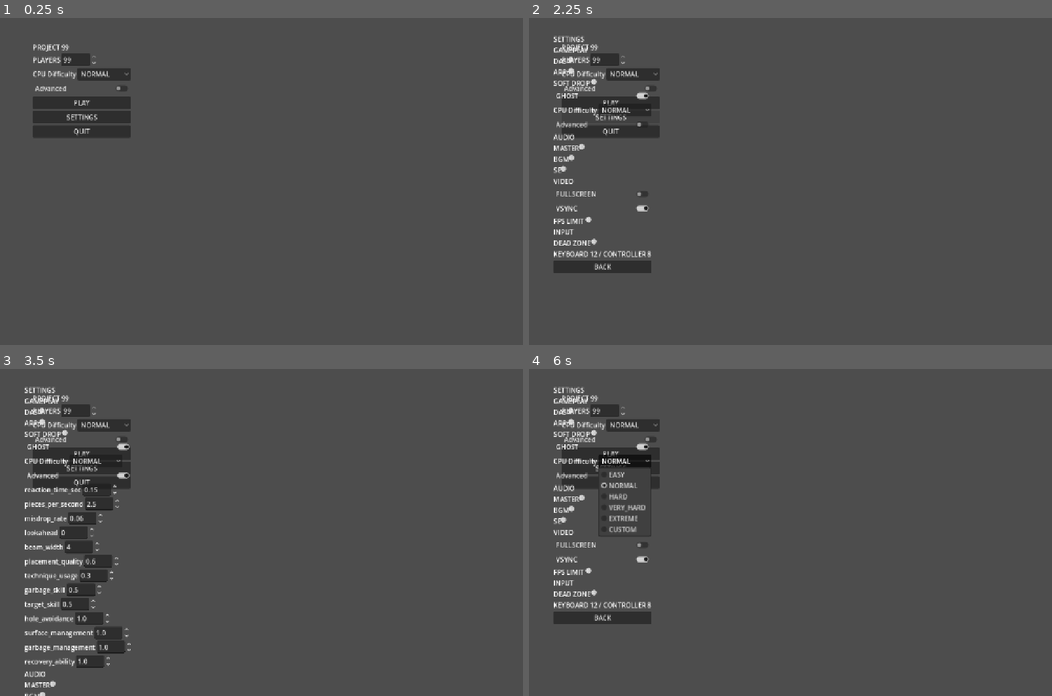
Above: before the commit, frames 1-4 (two rows, left to right).
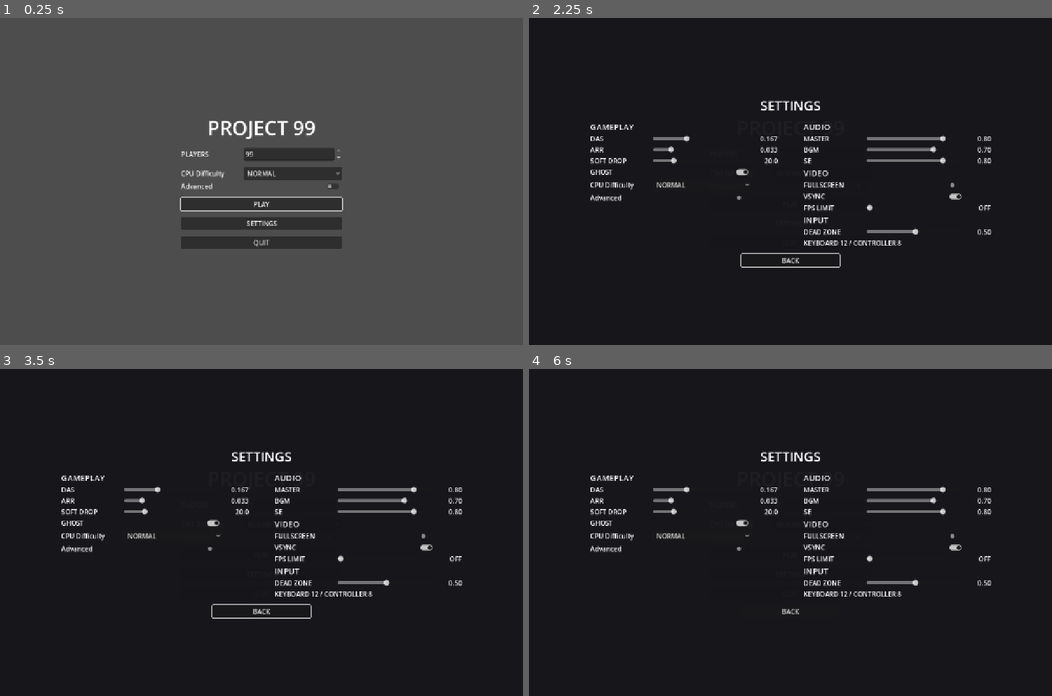
Above: after the commit, the same moments.

Repository: harry2480/personal-survivor-99
Game: Godot game, scene res://scenes/boot/boot.tscn
The game is run twice, just before and just after one commit, with the same random seed, the same clock (stepped at 60 frames per second) and the same inputs.
Inputs (mouse positions are in pixels of both pictures, inside the frame that each line leads up to; where the layout moved, square brackets give the same spot in the first picture):
- Up to frame 1 (0.25 s): no input
- Up to frame 2 (2.25 s): click (821, 188) [612, 89] at 0.5 s; click (816, 93) [617, 89] at 1.25 s; click "SETTINGS" at 2 s
- Up to frame 3 (3.5 s): click (73, 476) at 2.75 s, where only the run before the commit has a clickable "Advanced"
- Up to frame 4 (6 s): click (607, 476) at 3.5 s, where only the run before the commit has a clickable "Advanced"; click "NORMAL" at 4.25 s; click "NORMAL" at 5 s; click "NORMAL" at 5.75 s

The runs differ from the first frame. In frame 1, 8.6% of the frame differs, in the area x 6-66%, y 8-71%; in frame 2, 97%, in the area x 0-100%, y 0-100%; in frame 3, 95%; in frame 4, 97%.

Commit message:
fix: Main Menu と Settings 画面のレイアウトを直す
- Settings を Main Menu / Battle の上に重ねたとき下が透け、下のボタンも押せていたので、背景で覆う
- HSlider に最小幅が無く幅 0 に潰れていたので、Theme で幅を持たせ、横に今の値を出す
- position 固定で左上に詰まっていたので、中央寄せと 2 列（Gameplay / その他）に並べ直す
- 色・文字サイズ・寸法は assets/themes/menu_theme.tres に集約する（スタイルガイド §1 / §3）
- 開いたとき・Settings を閉じたときにフォーカスを置き、Keyboard / Controller で操作できるようにする
- FPS LIMIT が 0（上限なし）のときは OFF と出す

Co-Authored-By: Claude Opus 5.5 (1M context) <noreply@anthropic.com>

Diff:
--- /dev/null
+++ b/assets/themes/menu_theme.tres
@@ -0,0 +1,23 @@
+[gd_resource type="Theme" load_steps=2 format=3]
+
+[sub_resource type="StyleBoxFlat" id="StyleBoxFlat_overlay"]
+bg_color = Color(0.08, 0.08, 0.1, 0.96)
+
+[resource]
+TitleLabel/base_type = &"Label"
+TitleLabel/font_sizes/font_size = 48
+HeaderLabel/base_type = &"Label"
+HeaderLabel/font_sizes/font_size = 32
+SectionLabel/base_type = &"Label"
+SectionLabel/font_sizes/font_size = 20
+MenuStack/base_type = &"VBoxContainer"
+MenuStack/constants/separation = 16
+MenuColumns/base_type = &"HBoxContainer"
+MenuColumns/constants/separation = 64
+OverlayBackground/base_type = &"Panel"
+OverlayBackground/styles/panel = SubResource("StyleBoxFlat_overlay")
+MenuLayout/constants/label_width = 150
+MenuLayout/constants/control_width = 240
+MenuLayout/constants/value_width = 60
+MenuLayout/constants/strength_slider_width = 190
+MenuLayout/constants/button_width = 320
--- a/project.godot
+++ b/project.godot
@@ -36,6 +36,10 @@
 [editor_plugins]
 
 enabled=PackedStringArray("res://addons/gut/plugin.cfg")
+
+[gui]
+
+theme/custom="res://assets/themes/menu_theme.tres"
 
 [input]
 
--- a/scenes/main_menu/main_menu.gd
+++ b/scenes/main_menu/main_menu.gd
@@ -13,6 +13,9 @@
 ## Play を押したときに使う Action。
 const START_ACTION: StringName = &"ui_accept"
 
+## 寸法を読む Theme の型（assets/themes/menu_theme.tres）。
+const LAYOUT_TYPE: StringName = &"MenuLayout"
+
 var _difficulty_panel: CpuDifficultyPanel
 var _player_count_spin: SpinBox
 var _play_button: Button
@@ -21,13 +24,20 @@
 
 
 func _ready() -> void:
+	# 画面の中央に置く。子は Menu の 1 つだけにしておく（Settings はこの横に重なる）。
+	var center := CenterContainer.new()
+	center.name = "Menu"
+	center.set_anchors_and_offsets_preset(Control.PRESET_FULL_RECT)
+	add_child(center)
+
 	var root := VBoxContainer.new()
-	root.name = "Menu"
-	root.position = Vector2(80.0, 60.0)
-	add_child(root)
+	root.theme_type_variation = &"MenuStack"
+	center.add_child(root)
 
 	var title := Label.new()
 	title.text = "PROJECT 99"
+	title.theme_type_variation = &"TitleLabel"
+	title.horizontal_alignment = HORIZONTAL_ALIGNMENT_CENTER
 	root.add_child(title)
 
 	root.add_child(_build_player_count_row())
@@ -41,6 +51,7 @@
 	_quit_button = _add_button(root, "QUIT", _on_quit_pressed)
 
 	_load_from_router()
+	_play_button.grab_focus.call_deferred()
 
 
 func _unhandled_input(event: InputEvent) -> void:
@@ -74,11 +85,13 @@
 	var row := HBoxContainer.new()
 	var label := Label.new()
 	label.text = "PLAYERS"
+	label.custom_minimum_size.x = get_theme_constant(&"label_width", LAYOUT_TYPE)
 	_player_count_spin = SpinBox.new()
 	_player_count_spin.min_value = 2
 	_player_count_spin.max_value = 99
 	_player_count_spin.step = 1
 	_player_count_spin.value = 99
+	_player_count_spin.custom_minimum_size.x = get_theme_constant(&"control_width", LAYOUT_TYPE)
 	row.add_child(label)
 	row.add_child(_player_count_spin)
 	return row
@@ -87,6 +100,7 @@
 func _add_button(parent: Control, text: String, handler: Callable) -> Button:
 	var button := Button.new()
 	button.text = text
+	button.custom_minimum_size.x = get_theme_constant(&"button_width", LAYOUT_TYPE)
 	button.pressed.connect(handler)
 	parent.add_child(button)
 	return button
@@ -114,6 +128,8 @@
 func _on_settings_closed() -> void:
 	if is_inside_tree():
 		_load_from_router()
+		# 閉じたあとフォーカスが無いと、Keyboard / Controller で操作できなくなる。
+		_settings_button.grab_focus()
 
 
 func _on_quit_pressed() -> void:
--- a/scenes/settings/settings.gd
+++ b/scenes/settings/settings.gd
@@ -23,6 +23,13 @@
 ## 変えたときに Input を反映する項目。
 const INPUT_KEYS: Array[String] = ["stick_dead_zone"]
 
+## 寸法を読む Theme の型（assets/themes/menu_theme.tres）。
+## 項目名と入力欄の幅を揃えておかないと、HSlider が幅 0 に潰れる。
+const LAYOUT_TYPE: StringName = &"MenuLayout"
+
+## FPS LIMIT が 0 のとき（上限なし）に出す表示。
+const FPS_UNLIMITED_TEXT: String = "OFF"
+
 ## CPU 難易度の設定も同じ画面から触れる（要件定義 §97 の Gameplay）。
 var _difficulty_panel: CpuDifficultyPanel
 var _store: SettingsStore
@@ -34,25 +41,61 @@
 	_store = SceneRouter.settings_store
 	_settings = _store.load_settings()
 
+	# 下の画面が透けないよう、また下のボタンを押せないように背景で覆う。
+	var background := Panel.new()
+	background.name = "Background"
+	background.theme_type_variation = &"OverlayBackground"
+	background.mouse_filter = Control.MOUSE_FILTER_STOP
+	background.set_anchors_and_offsets_preset(Control.PRESET_FULL_RECT)
+	add_child(background)
+
+	# Advanced を開くと縦に伸びるので、はみ出したらスクロールできるようにする。
+	var scroll := ScrollContainer.new()
+	scroll.name = "Scroll"
+	scroll.horizontal_scroll_mode = ScrollContainer.SCROLL_MODE_DISABLED
+	# Keyboard / Controller で下の項目へ移ったとき、画面外へ出ないようにする。
+	scroll.follow_focus = true
+	scroll.set_anchors_and_offsets_preset(Control.PRESET_FULL_RECT)
+	add_child(scroll)
+
+	var center := CenterContainer.new()
+	center.size_flags_horizontal = Control.SIZE_EXPAND_FILL
+	center.size_flags_vertical = Control.SIZE_EXPAND_FILL
+	scroll.add_child(center)
+
 	var root := VBoxContainer.new()
 	root.name = "Settings"
-	root.position = Vector2(60.0, 40.0)
-	add_child(root)
+	root.theme_type_variation = &"MenuStack"
+	center.add_child(root)
 
 	var title := Label.new()
 	title.text = "SETTINGS"
+	title.theme_type_variation = &"HeaderLabel"
+	title.horizontal_alignment = HORIZONTAL_ALIGNMENT_CENTER
 	root.add_child(title)
 
-	_build_gameplay(root)
-	_build_audio(root)
-	_build_video(root)
-	_build_input(root)
+	var columns := HBoxContainer.new()
+	columns.theme_type_variation = &"MenuColumns"
+	root.add_child(columns)
+
+	var left := VBoxContainer.new()
+	columns.add_child(left)
+	_build_gameplay(left)
+
+	var right := VBoxContainer.new()
+	columns.add_child(right)
+	_build_audio(right)
+	_build_video(right)
+	_build_input(right)
 
 	var back := Button.new()
 	back.name = "BackButton"
 	back.text = "BACK"
+	back.custom_minimum_size.x = _layout(&"control_width")
+	back.size_flags_horizontal = Control.SIZE_SHRINK_CENTER
 	back.pressed.connect(close)
 	root.add_child(back)
+	back.grab_focus.call_deferred()
 
 
 func _exit_tree() -> void:
@@ -73,6 +116,11 @@
 ## 保存先を返す。
 func get_store() -> SettingsStore:
 	return _store
+
+
+## CPU 難易度の選択部分を返す。
+func get_difficulty_panel() -> CpuDifficultyPanel:
+	return _difficulty_panel
 
 
 ## 設定項目の入力欄を返す。無ければ [code]null[/code]。
@@ -154,7 +202,18 @@
 func _section_label(text: String) -> Label:
 	var label := Label.new()
 	label.text = text
+	label.theme_type_variation = &"SectionLabel"
 	return label
+
+
+func _row(title: String, control: Control) -> HBoxContainer:
+	var row := HBoxContainer.new()
+	var label := Label.new()
+	label.text = title
+	label.custom_minimum_size.x = _layout(&"label_width")
+	row.add_child(label)
+	row.add_child(control)
+	return row
 
 
 func _add_slider(
@@ -166,28 +225,54 @@
 	step: float,
 	value: float
 ) -> void:
-	var row := HBoxContainer.new()
-	var label := Label.new()
-	label.text = title
 	var slider := HSlider.new()
 	slider.min_value = minimum
 	slider.max_value = maximum
 	slider.step = step
 	slider.value = value
-	slider.value_changed.connect(func(new_value: float) -> void: _on_value_changed(key, new_value))
-	row.add_child(label)
-	row.add_child(slider)
+	slider.custom_minimum_size.x = _layout(&"control_width")
+	slider.size_flags_vertical = Control.SIZE_SHRINK_CENTER
+
+	# 今の値が見えないと調整できないので、横に数値を出す。
+	var value_label := Label.new()
+	value_label.custom_minimum_size.x = _layout(&"value_width")
+	value_label.horizontal_alignment = HORIZONTAL_ALIGNMENT_RIGHT
+	value_label.text = _format_value(key, value, step)
+
+	slider.value_changed.connect(
+		func(new_value: float) -> void:
+			value_label.text = _format_value(key, new_value, step)
+			_on_value_changed(key, new_value)
+	)
+	var row: HBoxContainer = _row(title, slider)
+	row.add_child(value_label)
 	root.add_child(row)
 	_controls[key] = slider
 
 
 func _add_check(root: Control, key: String, title: String, value: bool) -> void:
 	var check := CheckButton.new()
-	check.text = title
 	check.button_pressed = value
+	check.custom_minimum_size.x = _layout(&"control_width")
 	check.toggled.connect(func(pressed: bool) -> void: _on_value_changed(key, pressed))
-	root.add_child(check)
+	root.add_child(_row(title, check))
 	_controls[key] = check
+
+
+func _layout(constant_name: StringName) -> int:
+	return get_theme_constant(constant_name, LAYOUT_TYPE)
+
+
+func _format_value(key: String, value: float, step: float) -> String:
+	if key == "fps_limit" and is_zero_approx(value):
+		return FPS_UNLIMITED_TEXT
+	if step >= 1.0:
+		return "%d" % int(value)
+	if step >= 0.1:
+		return "%.1f" % value
+	if step >= 0.01:
+		return "%.2f" % value
+	return "%.3f" % value
 
 
 func _on_value_changed(key: String, value: Variant) -> void:
--- a/tests/integration/test_game_state_flow.gd
+++ b/tests/integration/test_game_state_flow.gd
@@ -182,6 +182,10 @@
 
 	assert_false(SceneRouter.is_settings_open(), "閉じると Main Menu へ戻る")
 	assert_eq(menu.get_child_count(), 1, "Settings は取り除かれる")
+	var focused: Control = menu.get_viewport().gui_get_focus_owner()
+	assert_true(
+		focused is Button and focused.text == "SETTINGS", "閉じたあとも Keyboard / Controller で操作できる"
+	)
 
 
 func test_settings_from_pause_keeps_the_battle() -> void:
--- a/tests/integration/test_settings_persistence.gd
+++ b/tests/integration/test_settings_persistence.gd
@@ -242,7 +242,41 @@
 	]:
 		assert_not_null(screen.get_control(key), "%s を設定できる" % key)
 
-	assert_not_null(screen.get_node_or_null("Settings/CpuDifficultyPanel"), "CPU 難易度も設定できる")
+	assert_not_null(screen.get_difficulty_panel(), "CPU 難易度も設定できる")
+
+
+func test_settings_screen_hides_the_screen_below() -> void:
+	# Main Menu / Battle の上に重ねて開くので、下が透けたり押せたりしないこと。
+	var screen: Control = SETTINGS_SCENE.instantiate()
+	add_child_autofree(screen)
+	await wait_frames(2)
+
+	var background: Control = screen.get_node_or_null("Background")
+	assert_not_null(background, "背景で覆う")
+	assert_eq(background.mouse_filter, Control.MOUSE_FILTER_STOP, "下の画面へクリックを通さない")
+	assert_eq(background.size, screen.get_viewport_rect().size, "画面全体を覆う")
+
+
+func test_settings_sliders_keep_their_width() -> void:
+	# 幅を持たせないと HBox の中で潰れ、つまみだけの点になる。
+	var screen: Control = SETTINGS_SCENE.instantiate()
+	add_child_autofree(screen)
+	await wait_frames(2)
+
+	var width: int = screen.get_theme_constant(&"control_width", &"MenuLayout")
+	assert_gt(width, 0, "入力欄の幅を Theme で決めている")
+
+	for key in [
+		"das_sec",
+		"arr_sec",
+		"soft_drop_multiplier",
+		"master_volume",
+		"bgm_volume",
+		"se_volume",
+		"fps_limit",
+		"stick_dead_zone"
+	]:
+		assert_gte(screen.get_control(key).size.x, float(width), "%s のスライダーに幅がある" % key)
 
 
 func test_settings_screen_saves_on_close() -> void:
--- a/ui/menu/cpu_difficulty_panel.gd
+++ b/ui/menu/cpu_difficulty_panel.gd
@@ -23,6 +23,9 @@
 
 ## Custom で指定できる Variation の上限。
 const MAX_VARIATION: float = 50.0
+
+## 寸法を読む Theme の型（assets/themes/menu_theme.tres）。Settings 画面と揃える。
+const LAYOUT_TYPE: StringName = &"MenuLayout"
 
 var _settings: CpuSettings = CpuSettings.create_default()
 var _mapping: CpuStrengthMapping = null
@@ -58,9 +61,8 @@
 	_build_custom_controls()
 
 	_advanced_toggle = CheckButton.new()
-	_advanced_toggle.text = "Advanced"
 	_advanced_toggle.toggled.connect(_on_advanced_toggled)
-	add_child(_advanced_toggle)
+	add_child(_labeled("Advanced", _advanced_toggle))
 
 	_advanced_box = VBoxContainer.new()
 	# 通常時は隠しておく。Strength だけ指定すれば済むようにするため（§78）。
@@ -185,6 +187,11 @@
 	_strength_slider.min_value = 0.0
 	_strength_slider.max_value = CpuPreset.MAX_CUSTOM_STRENGTH
 	_strength_slider.step = STRENGTH_STEP
+	# 最小幅が無いと HBox の中で幅 0 に潰れる。
+	_strength_slider.custom_minimum_size.x = get_theme_constant(
+		&"strength_slider_width", LAYOUT_TYPE
+	)
+	_strength_slider.size_flags_vertical = Control.SIZE_SHRINK_CENTER
 	_strength_slider.value_changed.connect(_on_strength_changed)
 
 	_strength_label = Label.new()
@@ -340,6 +347,10 @@
 	var row := HBoxContainer.new()
 	var label := Label.new()
 	label.text = text
+	label.custom_minimum_size.x = get_theme_constant(&"label_width", LAYOUT_TYPE)
+	control.custom_minimum_size.x = maxf(
+		control.custom_minimum_size.x, get_theme_constant(&"control_width", LAYOUT_TYPE)
+	)
 	row.add_child(label)
 	row.add_child(control)
 	return row
